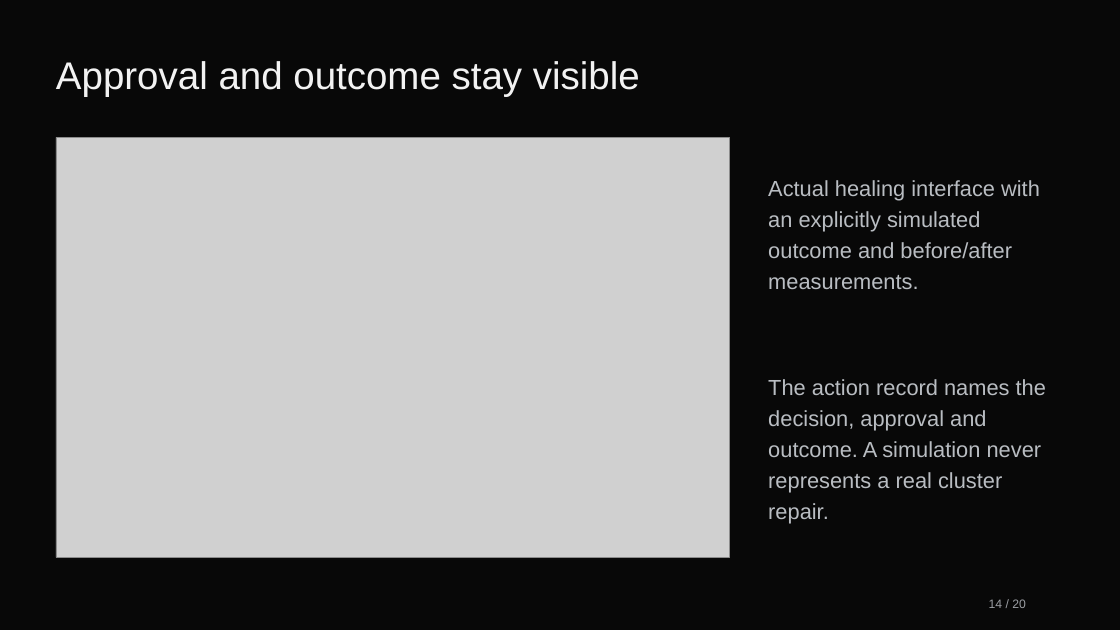
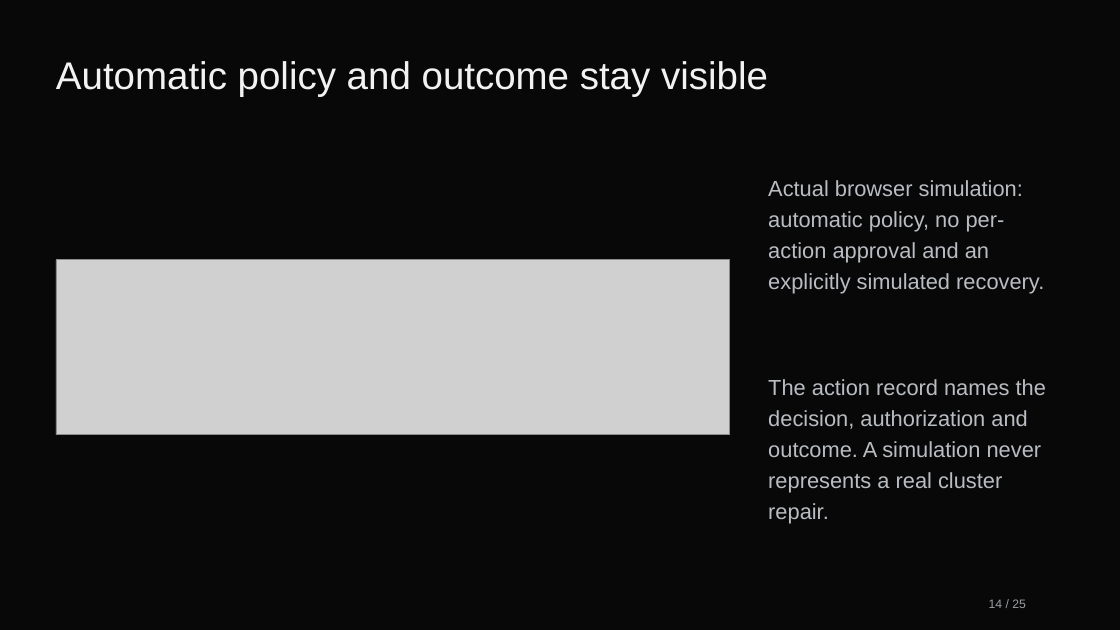
Before and after one commit to manikantbindass/AutoHealOps-Self-Healing-Kubernetes-Cluster-with-AI-Fault-Detection, a slide deck: slide 14 of docs/overview/AutoHealOps-Project-Explained.pptx. Drawn at 1120x630 pixels with LibreOffice and Linux fonts; fonts in the diff are those of the drawing; grey boxes stand for pictures. Boxes give left, top, right and bottom in pixels: in the first picture for what was removed or moved away, otherwise in the second. Text is boxed around its words. In the diff, an @@ line names an element or a change of style, - is before the commit and + after.

Commit message:
docs: explain autonomous recovery in guides

```diff
--- a/docs/overview/AutoHealOps-Project-Explained.pptx
+++ b/docs/overview/AutoHealOps-Project-Explained.pptx
@@ text at (x1=56, y1=61, x2=768, y2=97): text changed @@
-Approval and outcome stay visible
+Automatic policy and outcome stay visible
@@ text at (x1=768, y1=180, x2=1044, y2=293): text changed @@
-Actual healing interface with an explicitly simulated outcome and before/after measurements.
+Actual browser simulation: automatic policy, no per-action approval and an explicitly simulated recovery.
@@ picture resized from (x1=56, y1=138, x2=730, y2=558) to (x1=56, y1=260, x2=730, y2=434) @@
@@ text at (x1=768, y1=379, x2=1046, y2=524): text changed @@
-The action record names the decision, approval and outcome. A simulation never represents a real cluster repair.
+The action record names the decision, authorization and outcome. A simulation never represents a real cluster repair.
@@ text at (x1=989, y1=599, x2=1026, y2=608): text changed @@
-14 / 20
+14 / 25
```
Also in this commit, not shown: 18 other slides changed, 5 slides added, 5 other files.
